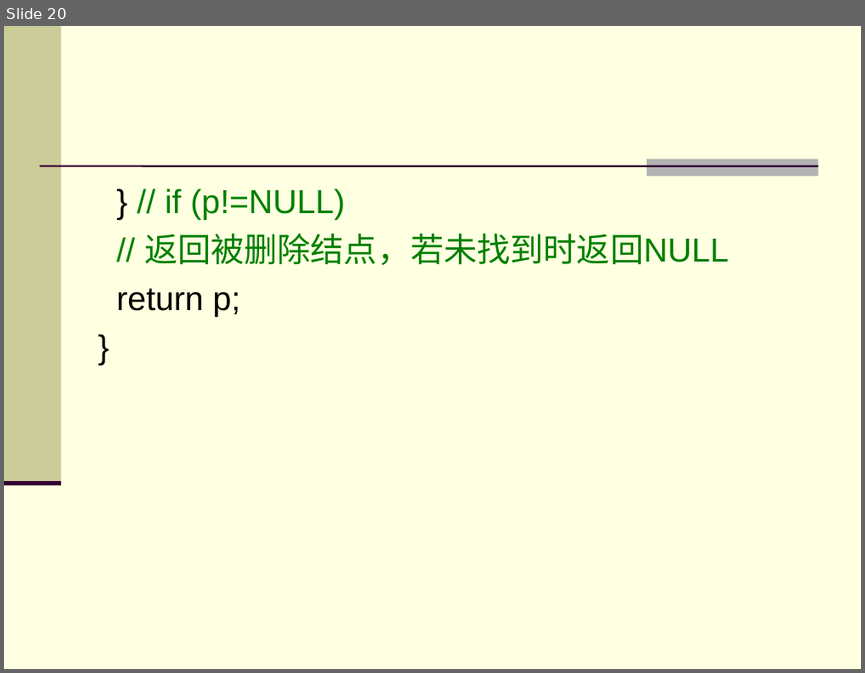
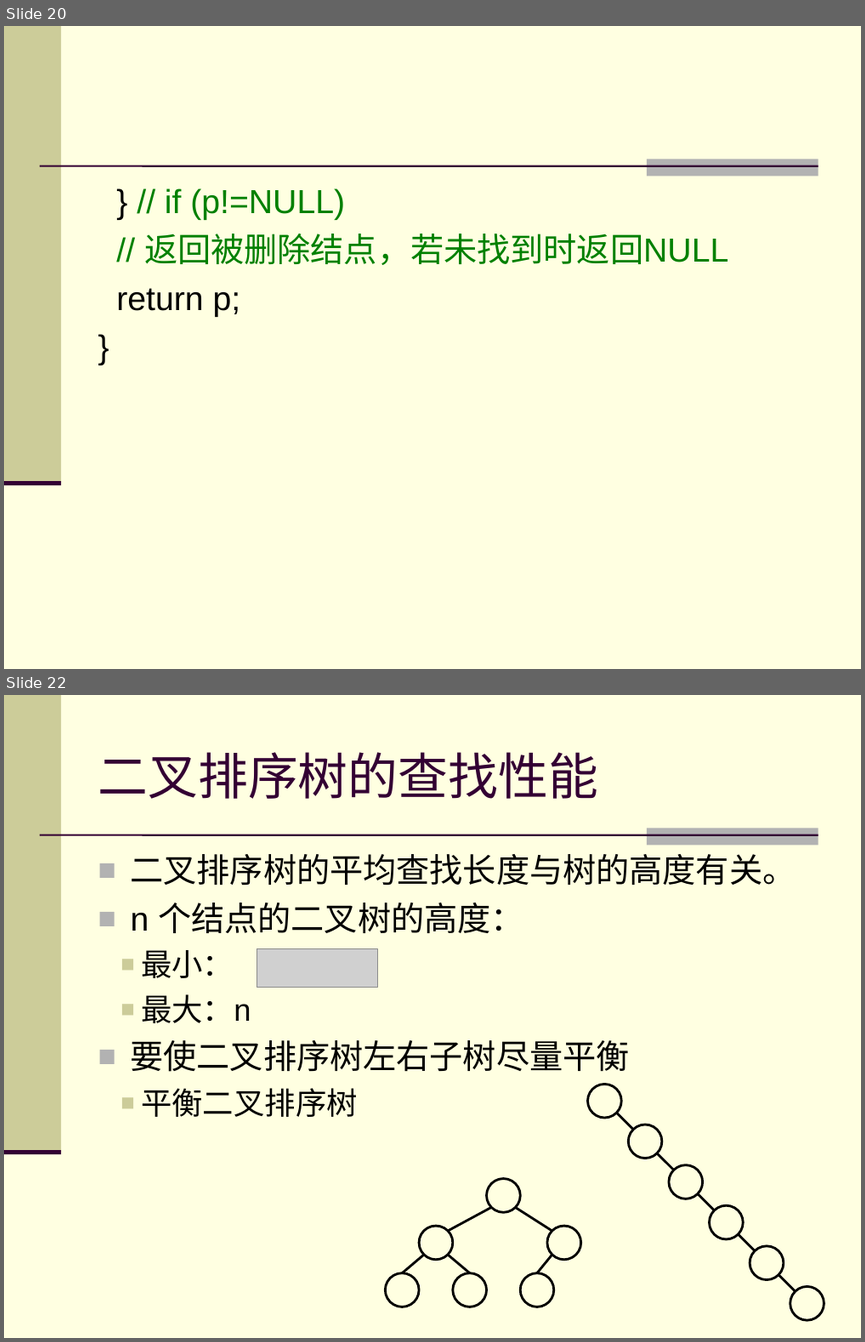
Before and after one commit to zhuangbo/ds-cpp, a slide deck: slides/PPT/ds9.2.1.ppt. Shown one above the other, each under a label of ours: slide 20 before the commit, slides 20 and 22 after it; the slides between them are not shown. The pictures are 865x673 and 865x1342 pixels, drawn with LibreOffice and Linux fonts; fonts in the diff are those of the drawing; grey boxes stand for pictures. Boxes give left, top, right and bottom in pixels: in the first picture for what was removed or moved away, otherwise in the second. Text is boxed around its words. In the diff, an @@ line names an element or a change of style, - is before the commit and + after.

Commit message:
Update slides of ch09

```diff
--- a/slides/PPT/ds9.2.1.ppt
+++ b/slides/PPT/ds9.2.1.ppt
@@ slide 22 added at (4, 695, 861, 1338), background #FFFFE1; not listed: 4 template elements that a slide beside it also shows @@
@@ title added at (98, 752, 598, 799), 42 pt, text #330033 @@
+二叉排序树的查找性能
@@ text added at (131, 854, 796, 1117), 28 pt, text #000000 @@
+■ 二叉排序树的平均查找长度与树的高度有关。
+■ n 个结点的二叉树的高度：
+  ■ 最小：
+  ■ 最大：n
+■ 要使二叉排序树左右子树尽量平衡
+  ■ 平衡二叉排序树
@@ picture added at (256, 948, 377, 987) @@
@@ ellipse added at (587, 1084, 621, 1117), fill #FFFFE1, outline #000000 2.01 pt @@
@@ line added from (617, 1112) to (633, 1129), #000000 2.01 pt @@
@@ ellipse added at (628, 1124, 661, 1157), fill #FFFFE1, outline #000000 2.01 pt @@
@@ line added from (657, 1153) to (673, 1169), #000000 2.01 pt @@
@@ ellipse added at (487, 1179, 520, 1212), fill #FFFFE1, outline #000000 2.01 pt @@
@@ ellipse added at (669, 1164, 703, 1198), fill #FFFFE1, outline #000000 2.01 pt @@
@@ line added from (697, 1194) to (715, 1210), #000000 2.01 pt @@
@@ ellipse added at (419, 1225, 452, 1259), fill #FFFFE1, outline #000000 2.01 pt @@
@@ line added from (492, 1208) to (448, 1231), #000000 2.01 pt @@
@@ line added from (516, 1208) to (552, 1231), #000000 2.01 pt @@
@@ ellipse added at (547, 1225, 580, 1259), fill #FFFFE1, outline #000000 2.01 pt @@
@@ ellipse added at (710, 1205, 743, 1238), fill #FFFFE1, outline #000000 2.01 pt @@
@@ line added from (424, 1254) to (403, 1272), #000000 2.01 pt @@
@@ line added from (448, 1254) to (469, 1272), #000000 2.01 pt @@
@@ line added from (552, 1254) to (537, 1272), #000000 2.01 pt @@
@@ line added from (738, 1234) to (755, 1250), #000000 2.01 pt @@
@@ ellipse added at (749, 1246, 783, 1279), fill #FFFFE1, outline #000000 2.01 pt @@
@@ ellipse added at (386, 1272, 419, 1306), fill #FFFFE1, outline #000000 2.01 pt @@
@@ ellipse added at (453, 1272, 487, 1306), fill #FFFFE1, outline #000000 2.01 pt @@
@@ ellipse added at (520, 1272, 553, 1306), fill #FFFFE1, outline #000000 2.01 pt @@
@@ line added from (778, 1274) to (794, 1292), #000000 2.01 pt @@
@@ ellipse added at (789, 1287, 823, 1320), fill #FFFFE1, outline #000000 2.01 pt @@
```
Also in this commit, not shown: 7 slides changed, 1 other slide added, 2 other files.
